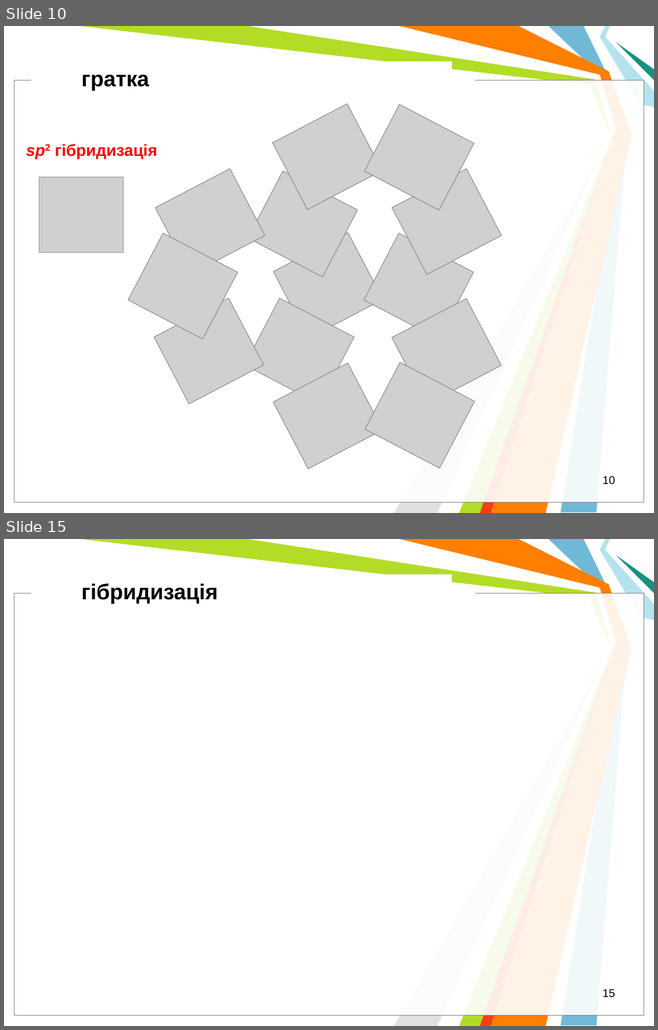
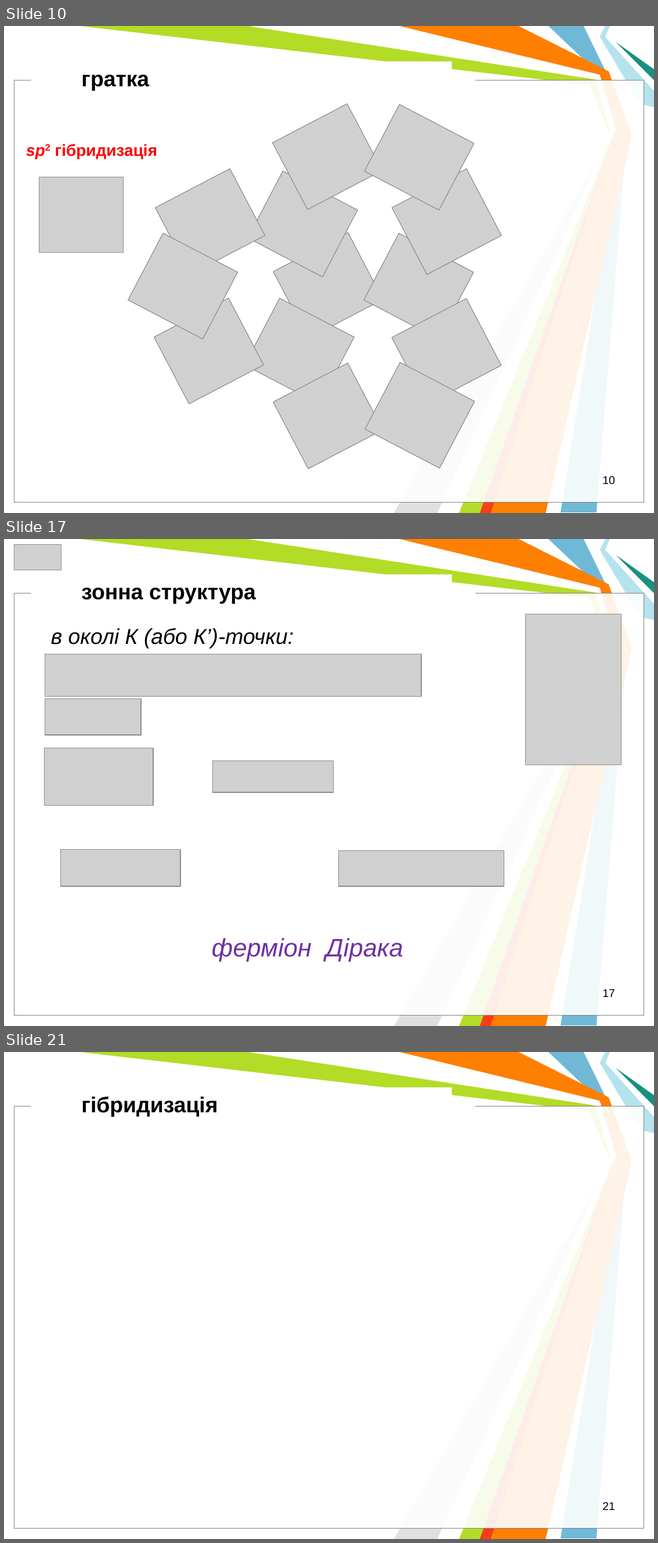
Before and after one commit to l432/NMK, a slide deck: Lecture/Nanoelectronika/Present/NanoelectronV5.ppt. Shown one above the other, each under a label of ours: slides 10 and 15 before the commit, slides 10, 17 and 21 after it; the slides between them are not shown. The pictures are 658x1030 and 658x1543 pixels, drawn with LibreOffice and Linux fonts; fonts in the diff are those of the drawing; grey boxes stand for pictures; background and template pictures are left out. Boxes give left, top, right and bottom in pixels: in the first picture for what was removed or moved away, otherwise in the second. Text is boxed around its words. In the diff, an @@ line names an element or a change of style, - is before the commit and + after.

```diff
--- a/Lecture/Nanoelectronika/Present/NanoelectronV5.ppt
+++ b/Lecture/Nanoelectronika/Present/NanoelectronV5.ppt
@@ slide 17 added at (4,539,654,1026), background #FFFFFF; not listed: 11 template elements that a slide beside it also shows @@
@@ picture added at (14,545,61,570) @@
@@ text added at (81,588,256,603), 24 pt, text #000000, bold @@
+зонна структура
@@ picture added at (525,614,621,765) @@
@@ text added at (51,628,293,648), 24 pt, text #000000, italic @@
+в околі К (або К’)-точки:
@@ picture added at (45,654,421,696) @@
@@ picture added at (45,699,141,735) @@
@@ picture added at (44,748,152,805) @@
@@ picture added at (213,761,333,792) @@
@@ picture added at (60,849,181,886) @@
@@ picture added at (338,851,503,886) @@
@@ text added at (212,938,403,962), 28 pt, text #7030A0, italic @@
+ферміон Дірака
@@ page number added at (602,989,615,997), 12.5 pt, text #000000 @@
+17
@@ what was slide 15 is now slide 21 @@
@@ page number at (602,1502,615,1510): text changed @@
-15
+21
```
Also in this commit, not shown: 2 slides changed, 8 other slides added, 2 slides removed, 3 other files.
